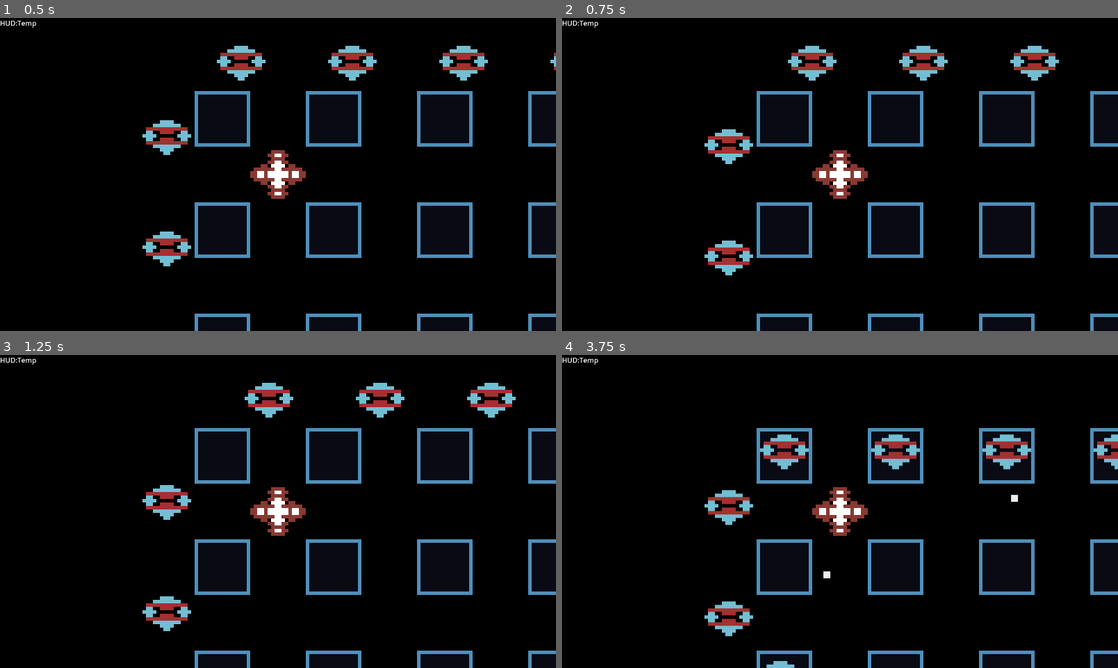
Above: before the commit, frames 1-4 (two rows, left to right).
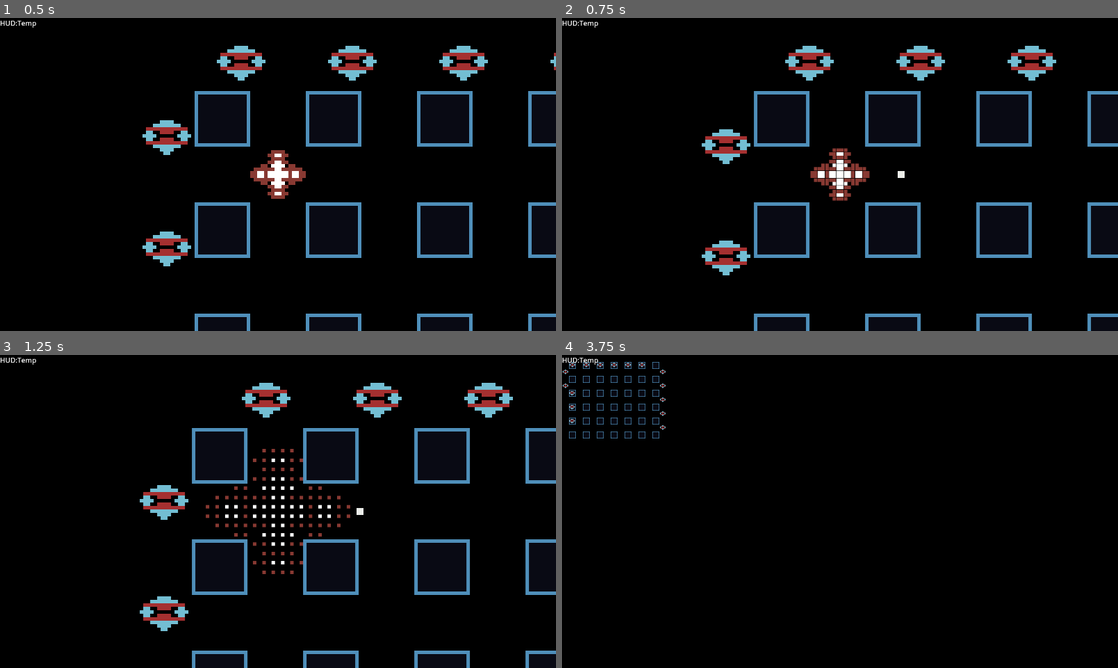
Above: after the commit, the same moments.

Repository: shoggoth/Crossfire
Game: Godot game, scene res://scene/world.tscn
The game is run twice, just before and just after one commit, with the same random seed, the same clock (stepped at 60 frames per second) and the same inputs. The project has no main scene, so this scene is started directly.
Inputs:
- Up to frame 1 (0.5 s): no input
- Up to frame 2 (0.75 s): tap Enter (fire) at 0.5 s; hold D (right) from 0.53 s (still down); tap Shift (bomb) at 0.6 s
- Up to frame 3 (1.25 s): keep holding D (right)
- Up to frame 4 (3.75 s): release D (right) at 1.28 s; hold S (down) 1.28-2.03 s; tap Enter (fire) at 1.35, 2.85 s; hold D (right) 2.03-2.78 s; tap Shift (bomb) at 2.1, 3.6 s; hold W (up) 2.78-3.53 s; hold A (left) from 3.53 s (still down)

Frame 1 is identical in both runs. In frame 2, 3.9% of the frame differs, in the area x 25-96%, y 8-100%; in frame 3, 5.2%; in frame 4, 8.0%, in the area x 0-100%, y 2-100%.
Error before the commit: Parse Error: Class "Player" hides a global script class. (res://scene/player.tscn::GDScript_rarlt:1)

Commit message:
Nerly got track working

Diff:
--- a/scene/enemy.tscn
+++ b/scene/enemy.tscn
@@ -84,8 +84,9 @@
 
 
 func enter_from(from: State, params: Dictionary) -> bool:
+	_mc = sm.get_meta(\"move_component\")
+	if _mc.moving: return false
 	_enemy = sm.get_meta(\"parent_node\")
-	_mc = sm.get_meta(\"move_component\")
 	return super.enter_from(from, params)
 
 
--- a/scene/player.tscn
+++ b/scene/player.tscn
@@ -1,5 +1,6 @@
 [gd_scene load_steps=22 format=3 uid="uid://c7usp7o48ccjh"]
 
+[ext_resource type="Script" path="res://scene/player.gd" id="1_y4yyr"]
 [ext_resource type="Shader" path="res://shader/explode.gdshader" id="2_vr2vu"]
 [ext_resource type="Texture2D" uid="uid://bxh0sliiqp7yw" path="res://gfx/Player.png" id="3_6gc45"]
 [ext_resource type="Script" path="res://src/state/state_machine.gd" id="3_mq2sw"]
@@ -10,20 +11,6 @@
 [ext_resource type="Script" path="res://src/component/weapon.gd" id="8_h7v4t"]
 [ext_resource type="PackedScene" uid="uid://dn74gcwqk5qge" path="res://scene/bullet.tscn" id="9_etqh0"]
 [ext_resource type="Script" path="res://src/component/input.gd" id="9_y1i6h"]
-
-[sub_resource type="GDScript" id="GDScript_rarlt"]
-script/source = "class_name Player extends CharacterBody2D
-
-
-signal destroyed(player: Player)
-
-@onready var input = $InputComponent
-
-
-func _on_health_component_health_changed(health):
-	if health <= 0:
-		$StateMachine.enter_state_named(\"Explode\", { \"completion\" : func(_name): destroyed.emit(self) })
-"
 
 [sub_resource type="ShaderMaterial" id="ShaderMaterial_fn5vs"]
 shader = ExtResource("2_vr2vu")
@@ -232,7 +219,7 @@
 
 [node name="Player" type="CharacterBody2D"]
 collision_mask = 12
-script = SubResource("GDScript_rarlt")
+script = ExtResource("1_y4yyr")
 metadata/_edit_group_ = true
 
 [node name="Camera2D" type="Camera2D" parent="."]
--- a/src/component/ai.gd
+++ b/src/component/ai.gd
@@ -16,7 +16,7 @@
 	await get_tree().create_timer(intelligence).timeout
 	match state_machine.current_state.name:
 		"Hide": state_machine.enter_state_named("Lurk")
-		"Lurk": state_machine.enter_state_named("Wander")
+		"Lurk": state_machine.enter_state_named("Track")
 		"Wander": state_machine.enter_state_named("Track")
 	_thinking = false
 
Not shown, changed: README.md
